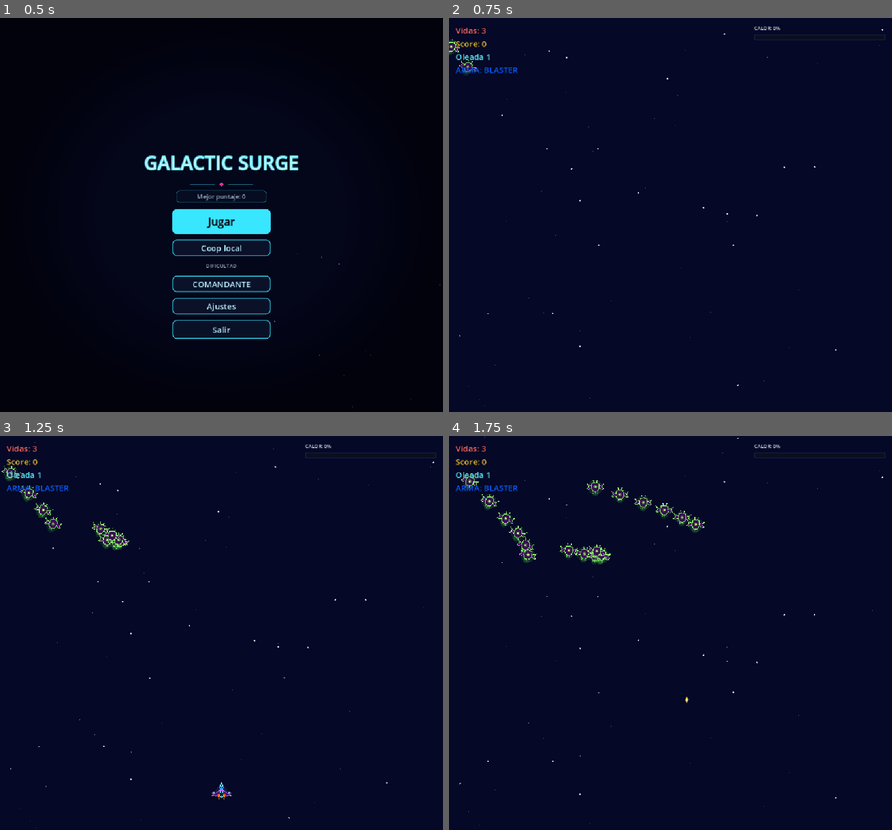
Above: before the commit, frames 1-4 (two rows, left to right).
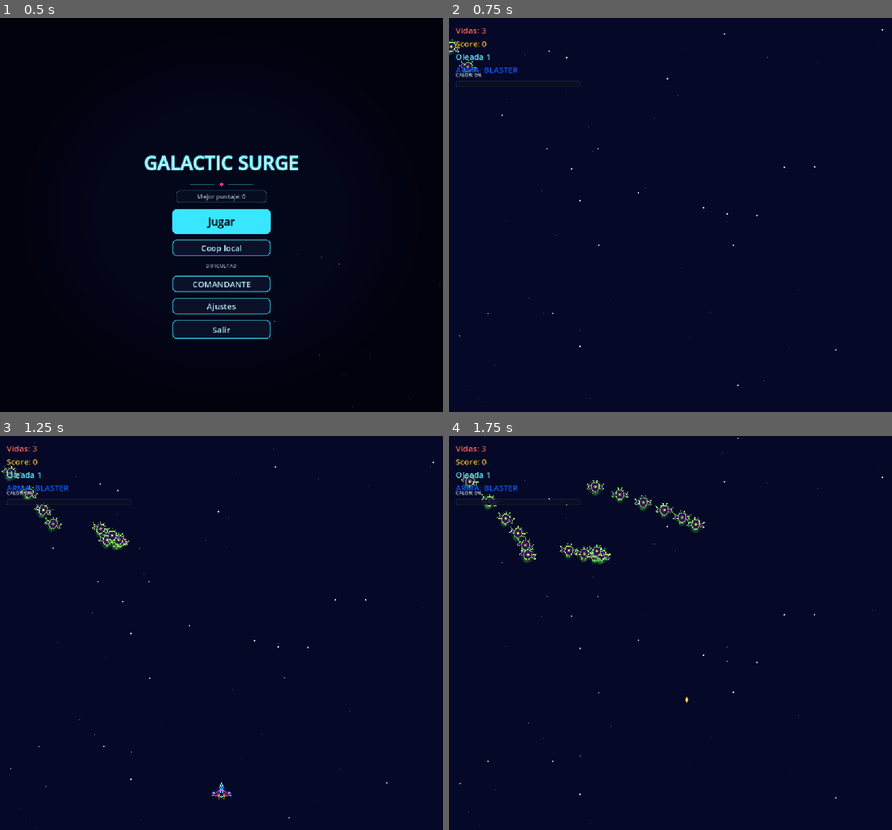
Above: after the commit, the same moments.

Repository: Frank-0511/galactic-surge
Game: Godot game, scene res://scenes/main/main.tscn
Same seed, same stepped clock (60 frames per second), same inputs: the game is played once before the commit and once after it.
Inputs (mouse positions are in pixels of both pictures, inside the frame that each line leads up to):
- Up to frame 1 (0.5 s): no input
- Up to frame 2 (0.75 s): click "Jugar" at 0.5 s
- Up to frame 3 (1.25 s): no input
- Up to frame 4 (1.75 s): tap Enter at 1.25 s; move the mouse to (767, 613) at 1.27 s; hold Right (move_right) from 1.28 s (still down); tap Space (shoot) at 1.35 s; click (767, 613) at 1.42 s

Frame 1 is identical in both runs. In frame 2, 0.2% of the frame differs, in the area x 1-99%, y 2-18%; in frame 3, 0.2%; in frame 4, 0.2%.

Commit message:
fix(etapa-20): HUD de dos naves, J1 a la izquierda y panel de J2 a la derecha

Diff:
--- a/scenes/ui/hud.gd
+++ b/scenes/ui/hud.gd
@@ -224,11 +224,38 @@
 var _lives_p2_label: Label = null
 
 
+## Right-side panel for J2 (Etapa 20): stacks its labels so they never overlap J1's.
+var _p2_panel: VBoxContainer = null
+
+
+func _ensure_p2_panel() -> VBoxContainer:
+	if _p2_panel == null:
+		_p2_panel = VBoxContainer.new()
+		_p2_panel.name = "P2Panel"
+		_p2_panel.anchor_left = 1.0
+		_p2_panel.anchor_right = 1.0
+		_p2_panel.offset_left = -260.0
+		_p2_panel.offset_right = -16.0
+		_p2_panel.offset_top = 16.0
+		_p2_panel.grow_horizontal = 0
+		add_child(_p2_panel)
+	return _p2_panel
+
+
+func get_lives_p2_parent() -> Node:
+	return _lives_p2_label.get_parent() if _lives_p2_label != null else null
+
+
+func get_heat_p2_parent() -> Node:
+	return _heat_p2_label.get_parent() if _heat_p2_label != null else null
+
+
 func set_lives_p2(lives: int) -> void:
 	if _lives_p2_label == null:
 		_lives_p2_label = Label.new()
 		_lives_p2_label.name = "LivesP2Label"
-		_lives_label.get_parent().add_child(_lives_p2_label)
+		_lives_p2_label.horizontal_alignment = HORIZONTAL_ALIGNMENT_RIGHT
+		_ensure_p2_panel().add_child(_lives_p2_label)
 	_lives_p2_label.text = "Vidas J2: %d" % lives
 	_lives_p2_label.visible = true
 
@@ -249,7 +276,8 @@
 	if _heat_p2_label == null:
 		_heat_p2_label = Label.new()
 		_heat_p2_label.name = "HeatP2Label"
-		_lives_label.get_parent().add_child(_heat_p2_label)
+		_heat_p2_label.horizontal_alignment = HORIZONTAL_ALIGNMENT_RIGHT
+		_ensure_p2_panel().add_child(_heat_p2_label)
 	var percent: int = int(round(current / maximum * 100.0)) if maximum > 0.0 else 0
 	_heat_p2_label.text = "Calor J2: %d%%" % percent
 	if overheated:
--- a/scenes/ui/hud.tscn
+++ b/scenes/ui/hud.tscn
@@ -181,13 +181,13 @@
 [node name="HeatContainer" type="Control" parent="."]
 layout_mode = 1
 anchors_preset = 1
-anchor_left = 1.0
-anchor_right = 1.0
-offset_left = -336.0
-offset_top = 16.0
-offset_right = -16.0
-offset_bottom = 54.0
-grow_horizontal = 0
+anchor_left = 0.0
+anchor_right = 0.0
+offset_left = 16.0
+offset_top = 130.0
+offset_right = 320.0
+offset_bottom = 168.0
+grow_horizontal = 1
 
 [node name="HeatLabel" type="Label" parent="HeatContainer"]
 layout_mode = 1
--- a/tests/etapa_20_contract_test.gd
+++ b/tests/etapa_20_contract_test.gd
@@ -27,6 +27,7 @@
 	_check_loot_collector_routing()
 	_check_j1_ignores_arrows_in_coop()
 	_check_p2_overheat_wiring()
+	_check_hud_two_player_layout()
 
 	if _failures == 0:
 		print("ETAPA 20 CONTRACT TESTS: ALL PASSED")
@@ -255,6 +256,23 @@
 
 
 # ---------------------------------------------------------------------------
+# 13. HUD de dos naves: J1 a la izquierda, J2 a la derecha, sin superponerse
+# ---------------------------------------------------------------------------
+func _check_hud_two_player_layout() -> void:
+	var hud: Node = (load("res://scenes/ui/hud.tscn") as PackedScene).instantiate()
+	get_root().add_child(hud)
+	var heat_p1: Control = hud.get_node("HeatContainer") as Control
+	_expect(heat_p1.anchor_left == 0.0 and heat_p1.anchor_right == 0.0, "Contrato 13a: calor de J1 a la izquierda")
+	hud.call("set_lives_p2", 2)
+	hud.call("set_heat_p2", 10.0, 100.0, false)
+	var panel: Control = hud.get_node_or_null("P2Panel") as Control
+	_expect(panel != null and panel.anchor_left == 1.0 and panel.anchor_right == 1.0, "Contrato 13b: panel de J2 a la derecha")
+	if panel != null:
+		_expect(hud.call("get_lives_p2_parent") == panel and hud.call("get_heat_p2_parent") == panel, "Contrato 13c: vidas y calor de J2 viven en el panel de J2")
+	hud.queue_free()
+
+
+# ---------------------------------------------------------------------------
 # 2. J2 uses its own action names
 # ---------------------------------------------------------------------------
 func _check_player_two_uses_own_actions() -> void:
